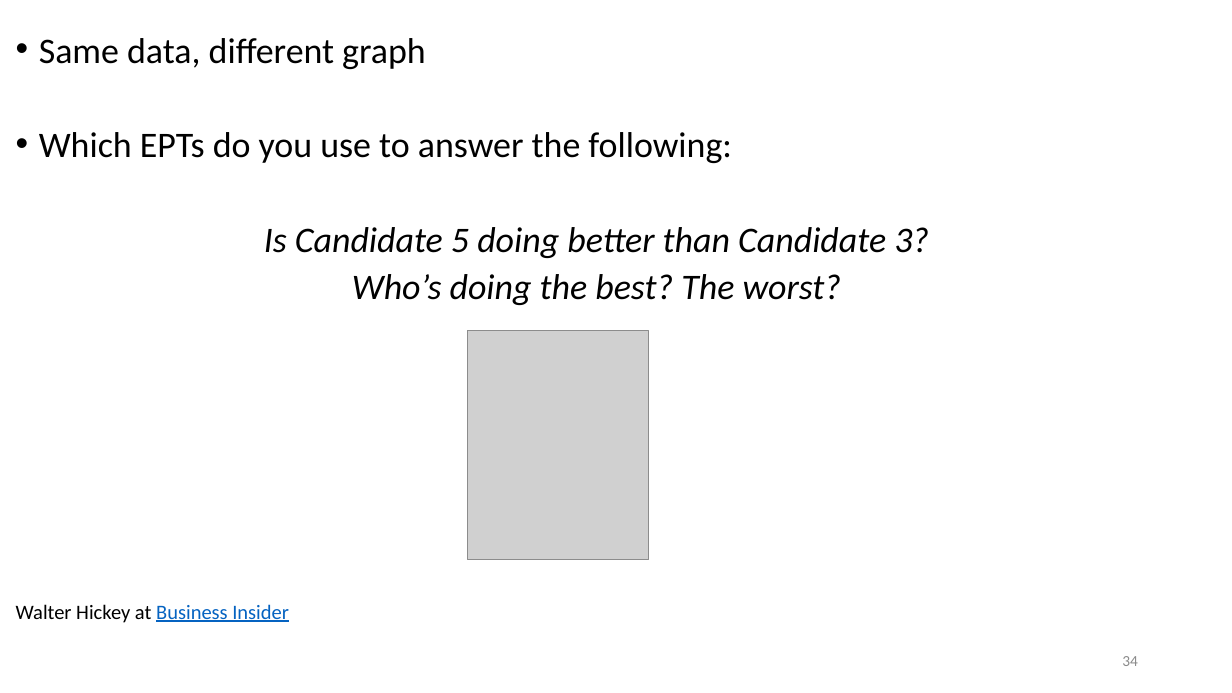
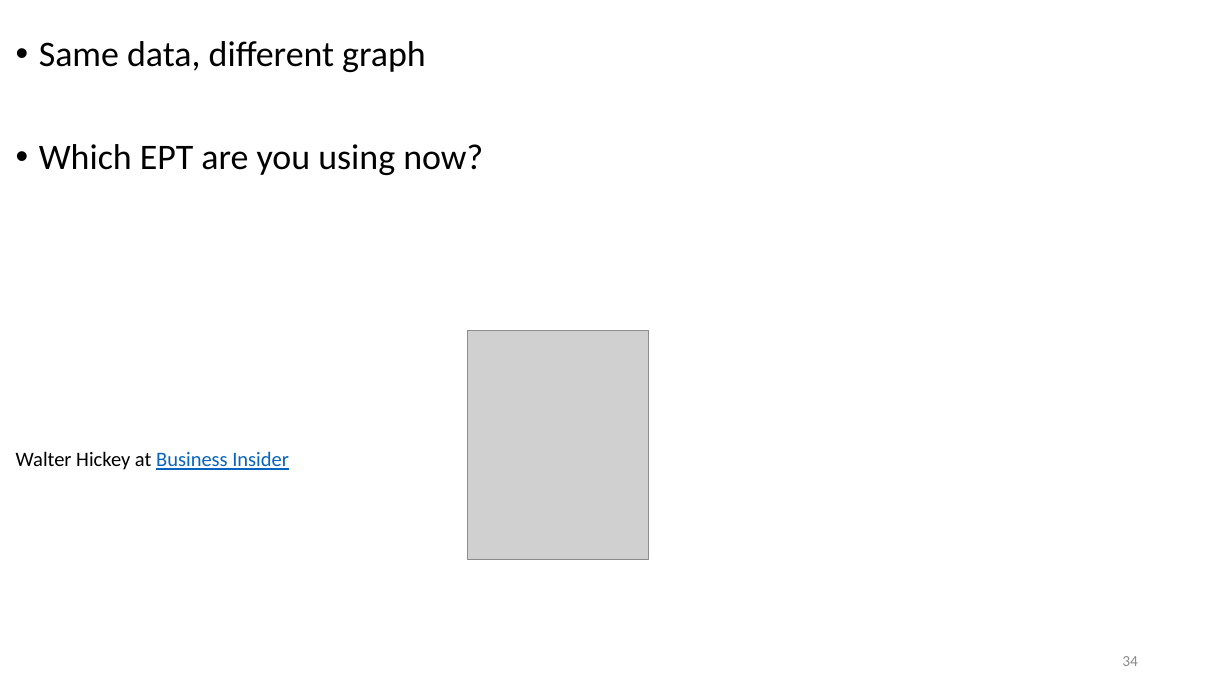
Before and after one commit to WSU-DataScience/WiCS_workshop, a slide deck: slide 34 of Visualization Notes/1 - Principles of data visualization.pptx. Drawn at 1232x693 pixels with LibreOffice and Linux fonts; fonts in the diff are those of the drawing; grey boxes stand for pictures. Boxes give left, top, right and bottom in pixels: in the first picture for what was removed or moved away, otherwise in the second. Text is boxed around its words. In the diff, an @@ line names an element or a change of style, - is before the commit and + after.

```diff
--- a/Visualization Notes/1 - Principles of data visualization.pptx
+++ b/Visualization Notes/1 - Principles of data visualization.pptx
@@ text at (16, 41, 426, 470): line spacing 0.8 to 0.9 @@
@@ text at (39, 144, 483, 175): text changed; italic off @@
-• Which EPTs do you use to answer the following:
-Is Candidate 5 doing better than Candidate 3?
-Who’s doing the best? The worst?
+• Which EPT are you using now?
```
Also in this commit, not shown: 6 other slides changed, 3 slides added, 2 slides removed, 4 other files.
